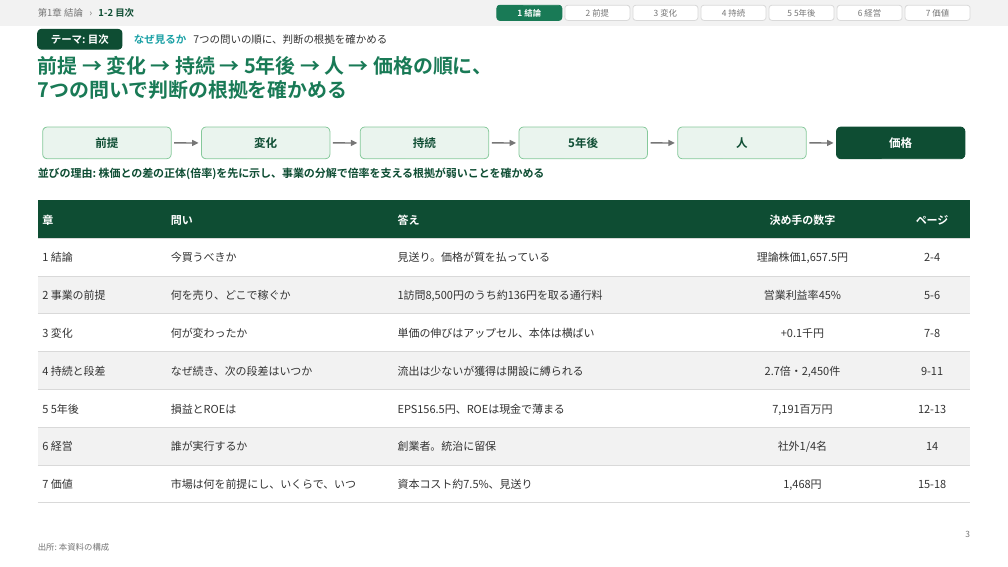
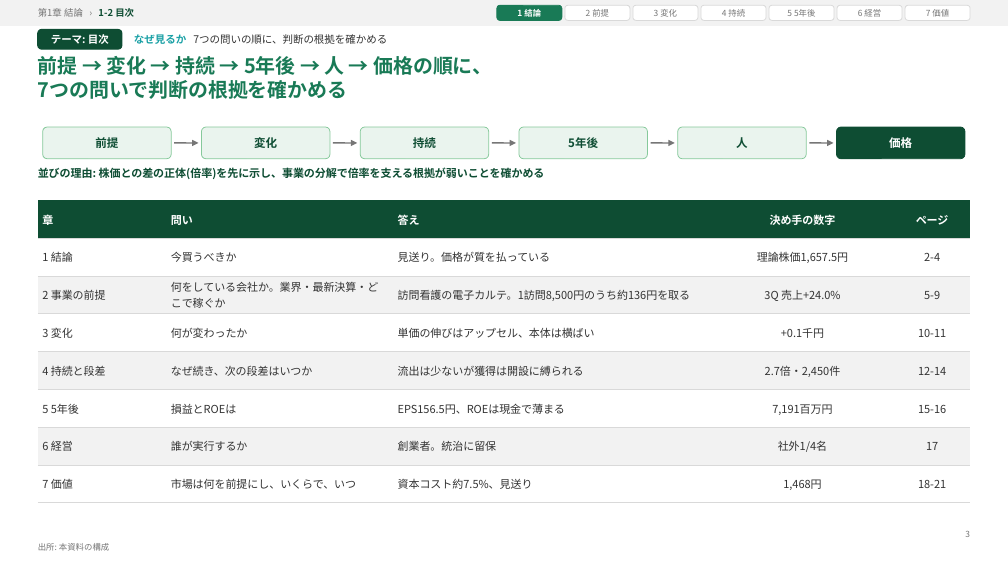
Before and after one commit to fzhmc9vmsh-creator/AI, a slide deck: slide 3 of analysis/ewell_5038/deck/out/eWeLL_5038_analysis.pptx. Drawn at 1008x567 pixels with LibreOffice and Linux fonts; fonts in the diff are those of the drawing. Boxes give left, top, right and bottom in pixels: in the first picture for what was removed or moved away, otherwise in the second. Text is boxed around its words. In the diff, an @@ line names an element or a change of style, - is before the commit and + after.

```diff
--- a/analysis/ewell_5038/deck/out/eWeLL_5038_analysis.pptx
+++ b/analysis/ewell_5038/deck/out/eWeLL_5038_analysis.pptx
@@ table at (x1=38, y1=200, x2=970, y2=494) @@
-row 3: 2 事業の前提 | 何を売り、どこで稼ぐか | 1訪問8,500円のうち約136円を取る通行料 | 営業利益率45% | 5-6
+row 3: 2 事業の前提 | 何をしている会社か。業界・最新決算・どこで稼ぐか | 訪問看護の電子カルテ。1訪問8,500円のうち約136円を取る | 3Q 売上+24.0% | 5-9
-row 4, column 5: 7-8
+row 4, column 5: 10-11
-row 5, column 5: 9-11
+row 5, column 5: 12-14
-row 6, column 5: 12-13
+row 6, column 5: 15-16
-row 7, column 5: 14
+row 7, column 5: 17
-row 8, column 5: 15-18
+row 8, column 5: 18-21
```
Also in this commit, not shown: 14 other slides changed, 3 slides added, 22 other files.
